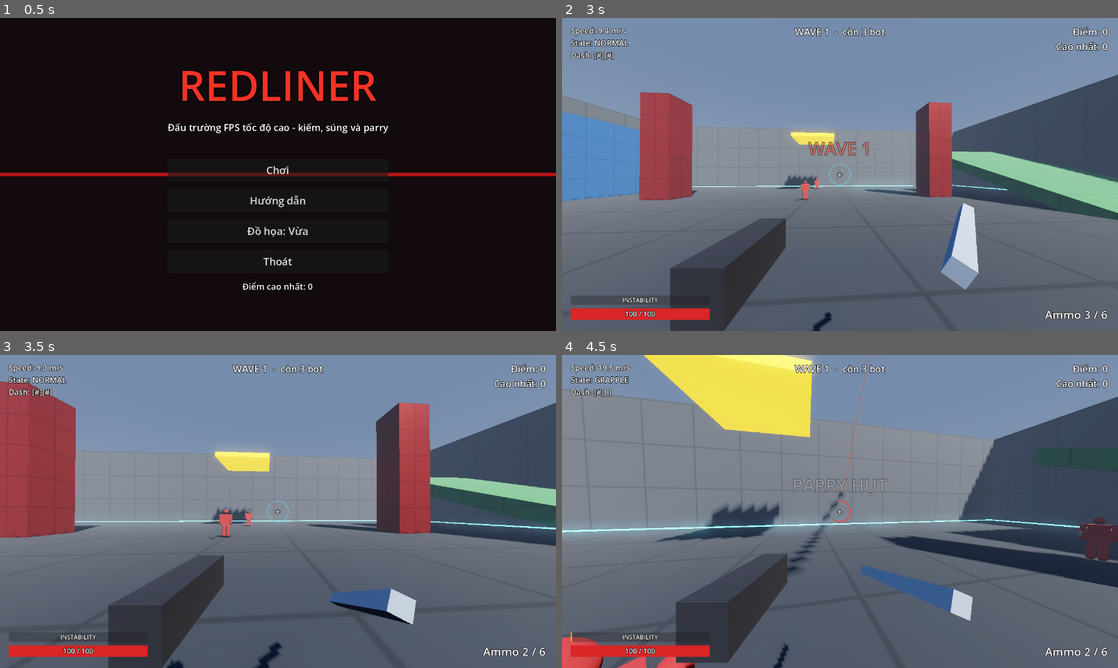
Above: before the commit, frames 1-4 (two rows, left to right).
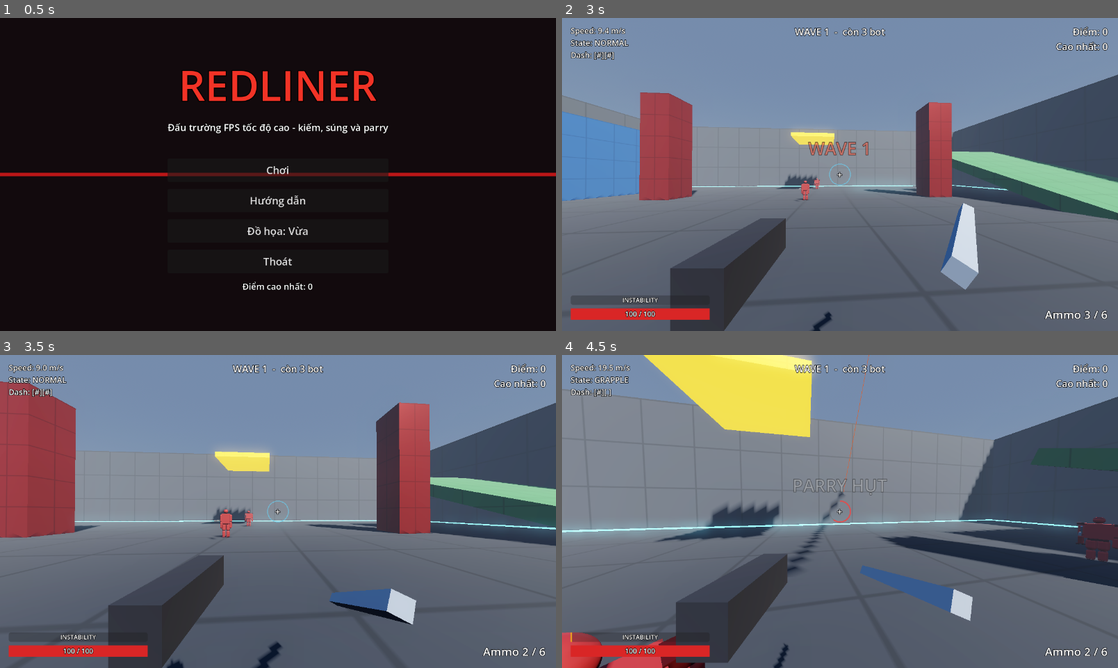
Above: after the commit, the same moments.

Repository: halo07-pixel/redliner
Game: Godot game, scene res://scenes/menu.tscn
Same seed, same stepped clock (60 frames per second), same inputs: the game is played once before the commit and once after it.
Inputs (mouse positions are in pixels of both pictures, inside the frame that each line leads up to):
- Up to frame 1 (0.5 s): no input
- Up to frame 2 (3 s): click "Chơi" at 0.5 s; tap Enter at 1.25 s; move the mouse to (867, 174) at 1.27 s; hold E (shoot) 1.28-2.03 s; hold W (move_forward) from 1.28 s (still down); tap F (parry) at 1.35, 2.3 s; click (867, 174) at 1.42 s; tap Space (jump) at 1.52, 2.27 s; move the mouse to (812, 174) at 2.02 s; tap E (shoot) at 2.1 s; move the mouse to (851, 168) at 2.77 s; press the mouse at (851, 168) at 2.78 s
- Up to frame 3 (3.5 s): keep holding W (move_forward); tap E (shoot) at 3.05 s
- Up to frame 4 (4.5 s): keep holding W (move_forward); move the mouse to (834, 517) at 3.52 s; release the mouse at (834, 517) at 3.53 s; tap Shift (dash) at 3.6 s; click (834, 517) at 3.67 s; tap Space (jump) at 3.77 s; tap F (parry) at 3.8 s; move the mouse to (878, 514) at 4.27 s; hold Right mouse button (grapple) from 4.28 s (still down)

Frame 1 is identical in both runs. In frame 2, less than 0.1% of the frame differs, in the area x 43-47%, y 51-59%; in frame 3, less than 0.1%; in frame 4, 0.8%, in the area x 0-100%, y 51-100%.

Commit message:
feat(character): khung xương hình nhân và 3 loại bot có hình dáng riêng (M7.1)
mannequin.gd dựng bằng cây khớp, Global.RIG theo loại, bot truyền kind,
test_mannequin, ảnh chụp.

Co-Authored-By: Claude Sonnet 5.5 <noreply@anthropic.com>
Claude-Session: https://claude.ai/code/session_011ynLRm6gcKnw9wzzKe29Zc

Diff:
--- a/scripts/bot.gd
+++ b/scripts/bot.gd
@@ -80,6 +80,7 @@
 
 	mannequin = MannequinScript.new()
 	mannequin.color = cfg["color"]
+	mannequin.kind = type_name
 	add_child(mannequin)
 
 	parry = ParryScript.new()
--- a/scripts/global.gd
+++ b/scripts/global.gd
@@ -86,6 +86,15 @@
 	"glow_intensity": 0.6,
 	"glow_bloom": 0.05,
 	"glow_hdr_threshold": 1.1,
+}
+
+## Hình dáng khung xương theo loại (M7.1). shoulder/bulk = hệ số rộng vai / dày thân;
+## armor 0=không, 1=vai nhỏ, 2=vai lớn+ngực; weapon: "none"/"sword"/"gun"; glow = vạch sáng (emissive).
+const RIG: Dictionary = {
+	"dummy": {"shoulder": 1.0, "bulk": 1.0, "armor": 0, "weapon": "none", "glow": false},
+	"swordsman": {"shoulder": 1.25, "bulk": 1.1, "armor": 1, "weapon": "sword", "glow": false},
+	"gunner": {"shoulder": 0.85, "bulk": 0.8, "armor": 0, "weapon": "gun", "glow": false},
+	"elite": {"shoulder": 1.4, "bulk": 1.3, "armor": 2, "weapon": "sword", "glow": true},
 }
 
 ## Instability / Redline (cơ chế riêng của game này). Thanh đầy dần khi chạy nhanh, đánh trúng,
--- a/scripts/mannequin.gd
+++ b/scripts/mannequin.gd
@@ -1,26 +1,120 @@
 extends Node3D
-## Hình nhân người 3D dựng hoàn toàn bằng khối cơ bản (đầu, thân, 2 tay, 2 chân) — không cần
-## asset ngoài. Cao ~1.8m, gốc ở chân (khớp với CharacterBody3D của người chơi/bot sau này).
-## Bot ở các mốc sau sẽ dùng lại script này (đổi `color` theo phe/loại).
+## Hình nhân người 3D dựng bằng khối cơ bản, có KHUNG XƯƠNG (cây Node3D, pivot đặt ở khớp) để mốc
+## sau làm hoạt ảnh. Cao ~1.8m, gốc ở chân. Hình dáng theo `kind` (xem Global.RIG).
+## API giữ nguyên: `color`, `flash()`, `fade_out()`; thêm `kind`, `get_joint()`, `reset_pose()`.
+##
+## Cây khớp: hips > spine > head | shoulder_l > elbow_l | shoulder_r > elbow_r ; hips > hip_l > knee_l | hip_r > knee_r.
+## Cầm vũ khí: node "hand_r" (con của elbow_r), vũ khí là node "weapon".
+
+const JOINT_NAMES: Array = [
+	"hips", "spine", "head", "shoulder_l", "elbow_l", "shoulder_r", "elbow_r",
+	"hip_l", "knee_l", "hip_r", "knee_r", "hand_r",
+]
 
 @export var color: Color = Color(0.85, 0.85, 0.9)
+## Loại hình dáng: "dummy", "swordsman", "gunner", "elite". Đặt trước add_child.
+var kind: String = "dummy"
 
-var _mat: StandardMaterial3D
+var joints: Dictionary = {}
+var weapon: Node3D
+var _body_mats: Array = []   # vật liệu thân/giáp: nháy trắng và mờ dần
+var _base_colors: Array = []
 
 
 func _ready() -> void:
-	var mat := StandardMaterial3D.new()
-	mat.albedo_color = color
-	_mat = mat
-	_add_part(_capsule(0.12, 0.85), Vector3(-0.13, 0.425, 0.0), mat) # chân trái
-	_add_part(_capsule(0.12, 0.85), Vector3(0.13, 0.425, 0.0), mat)  # chân phải
-	_add_part(_box(Vector3(0.5, 0.65, 0.28)), Vector3(0.0, 1.17, 0.0), mat) # thân
-	_add_part(_capsule(0.08, 0.7), Vector3(-0.34, 1.15, 0.0), mat)   # tay trái
-	_add_part(_capsule(0.08, 0.7), Vector3(0.34, 1.15, 0.0), mat)    # tay phải
-	var head := SphereMesh.new()
-	head.radius = 0.14
-	head.height = 0.28
-	_add_part(head, Vector3(0.0, 1.66, 0.0), mat)                    # đầu
+	var rig: Dictionary = Global.RIG.get(kind, Global.RIG["dummy"])
+	var sw: float = rig["shoulder"]
+	var bulk: float = rig["bulk"]
+
+	var body := _mat(color, 0.3, 0.6)
+	var dark := _mat(color.darkened(0.45), 0.7, 0.4)
+
+	var hips := _joint("hips", self, Vector3(0.0, 0.92, 0.0))
+	var spine := _joint("spine", hips, Vector3.ZERO)
+	_mesh(spine, _box(Vector3(0.5 * sw, 0.62, 0.28 * bulk)), Vector3(0.0, 0.3, 0.0), body)
+	_mesh(hips, _box(Vector3(0.36 * sw, 0.2, 0.24 * bulk)), Vector3(0.0, 0.0, 0.0), dark)
+	var head := _joint("head", spine, Vector3(0.0, 0.62, 0.0))
+	var hm := SphereMesh.new()
+	hm.radius = 0.14
+	hm.height = 0.28
+	_mesh(head, hm, Vector3(0.0, 0.14, 0.0), body)
+
+	for side in [-1, 1]:
+		var tag: String = "l" if side < 0 else "r"
+		var sh := _joint("shoulder_" + tag, spine, Vector3(0.3 * sw * side, 0.52, 0.0))
+		_mesh(sh, _capsule(0.08 * bulk, 0.5), Vector3(0.0, -0.22, 0.0), body)
+		var el := _joint("elbow_" + tag, sh, Vector3(0.0, -0.45, 0.0))
+		_mesh(el, _capsule(0.07 * bulk, 0.44), Vector3(0.0, -0.2, 0.0), body)
+		var hp := _joint("hip_" + tag, hips, Vector3(0.13 * side, -0.05, 0.0))
+		_mesh(hp, _capsule(0.12 * bulk, 0.5), Vector3(0.0, -0.22, 0.0), body)
+		var kn := _joint("knee_" + tag, hp, Vector3(0.0, -0.45, 0.0))
+		_mesh(kn, _capsule(0.1 * bulk, 0.48), Vector3(0.0, -0.22, 0.0), body)
+		_mesh(kn, _box(Vector3(0.16, 0.08, 0.26)), Vector3(0.0, -0.43, -0.04), dark)
+		if int(rig["armor"]) >= 1:
+			var pad: float = 0.2 if int(rig["armor"]) == 1 else 0.3
+			_mesh(sh, _box(Vector3(pad, 0.08, pad)), Vector3(0.02 * side, 0.06, 0.0), dark)
+
+	if int(rig["armor"]) >= 2:
+		_mesh(spine, _box(Vector3(0.56 * sw, 0.34, 0.36 * bulk)), Vector3(0.0, 0.38, 0.0), dark)
+	if rig["glow"]:
+		var glow := StandardMaterial3D.new()
+		glow.albedo_color = color
+		glow.emission_enabled = true
+		glow.emission = color.lightened(0.3)
+		glow.emission_energy_multiplier = 2.5
+		_mesh(spine, _box(Vector3(0.1, 0.5, 0.02)), Vector3(0.0, 0.3, -0.16 * bulk), glow)
+		_mesh(head, _box(Vector3(0.2, 0.04, 0.02)), Vector3(0.0, 0.16, -0.13), glow)
+
+	var hand := _joint("hand_r", joints["elbow_r"], Vector3(0.0, -0.42, 0.0))
+	match String(rig["weapon"]):
+		"sword":
+			weapon = _node3d("weapon", hand)
+			_mesh(weapon, _box(Vector3(0.05, 0.9, 0.1)), Vector3(0.0, 0.4, 0.0), _mat(Color(0.85, 0.88, 0.95), 0.9, 0.25, false))
+			_mesh(weapon, _box(Vector3(0.22, 0.05, 0.08)), Vector3(0.0, 0.0, 0.0), dark)
+		"gun":
+			weapon = _node3d("weapon", hand)
+			_mesh(weapon, _box(Vector3(0.08, 0.14, 0.75)), Vector3(0.0, 0.0, -0.3), dark)
+			_mesh(weapon, _box(Vector3(0.06, 0.2, 0.08)), Vector3(0.0, -0.12, -0.05), dark)
+	reset_pose()
+
+
+func get_joint(joint_name: String) -> Node3D:
+	return joints.get(joint_name)
+
+
+## Về tư thế đứng mặc định: mọi khớp xoay 0, tay hơi buông.
+func reset_pose() -> void:
+	for n in joints.values():
+		(n as Node3D).rotation = Vector3.ZERO
+	if weapon != null and joints.has("elbow_r"):
+		joints["elbow_r"].rotation_degrees = Vector3(-20.0, 0.0, 0.0)
+	if weapon != null and weapon.name == "weapon" and kind == "gunner":
+		joints["shoulder_r"].rotation_degrees = Vector3(-70.0, 0.0, 0.0)
+
+
+func _joint(joint_name: String, parent: Node3D, pos: Vector3) -> Node3D:
+	var j := _node3d(joint_name, parent)
+	j.position = pos
+	joints[joint_name] = j
+	return j
+
+
+func _node3d(node_name: String, parent: Node3D) -> Node3D:
+	var n := Node3D.new()
+	n.name = node_name
+	parent.add_child(n)
+	return n
+
+
+func _mat(c: Color, metallic: float, roughness: float, flashes: bool = true) -> StandardMaterial3D:
+	var m := StandardMaterial3D.new()
+	m.albedo_color = c
+	m.metallic = metallic
+	m.roughness = roughness
+	if flashes: # lưỡi kiếm không nháy/mờ theo thân
+		_body_mats.append(m)
+		_base_colors.append(c)
+	return m
 
 
 func _capsule(radius: float, height: float) -> CapsuleMesh:
@@ -36,22 +130,26 @@
 	return m
 
 
-func _add_part(mesh: Mesh, pos: Vector3, mat: Material) -> void:
+func _mesh(parent: Node3D, mesh: Mesh, pos: Vector3, mat: Material) -> void:
 	var mi := MeshInstance3D.new()
 	mi.mesh = mesh
 	mi.material_override = mat
 	mi.position = pos
-	add_child(mi)
+	parent.add_child(mi)
 
 
 ## Nháy trắng khi trúng đòn.
 func flash() -> void:
-	_mat.albedo_color = Color.WHITE
-	create_tween().tween_property(_mat, "albedo_color", color, 0.12)
+	for i in _body_mats.size():
+		var m: StandardMaterial3D = _body_mats[i]
+		m.albedo_color = Color.WHITE
+		create_tween().tween_property(m, "albedo_color", _base_colors[i], 0.12)
 
 
 ## Mờ dần (khi chết).
 func fade_out(duration: float) -> void:
-	_mat.transparency = BaseMaterial3D.TRANSPARENCY_ALPHA
-	var c := _mat.albedo_color
-	create_tween().tween_property(_mat, "albedo_color", Color(c.r, c.g, c.b, 0.0), duration)
+	for i in _body_mats.size():
+		var m: StandardMaterial3D = _body_mats[i]
+		m.transparency = BaseMaterial3D.TRANSPARENCY_ALPHA
+		var c: Color = m.albedo_color
+		create_tween().tween_property(m, "albedo_color", Color(c.r, c.g, c.b, 0.0), duration)
--- /dev/null
+++ b/tools/screenshots/shoot_characters.gd
@@ -0,0 +1,50 @@
+extends SceneTree
+## Chụp 3 loại bot + bia cạnh nhau, cận và xa (cần cửa sổ, ví dụ dưới Xvfb):
+##   xvfb-run -a -s "-screen 0 1280x720x24" godot --path . -s tools/screenshots/shoot_characters.gd -- docs/screenshots
+
+var out_dir: String = "docs/screenshots"
+
+
+func _shot(shot_name: String) -> void:
+	await process_frame
+	await RenderingServer.frame_post_draw
+	var img: Image = root.get_viewport().get_texture().get_image()
+	img.save_png("%s/%s.png" % [out_dir, shot_name])
+	print("saved ", shot_name)
+
+
+func _initialize() -> void:
+	_run()
+
+
+func _run() -> void:
+	var args := OS.get_cmdline_user_args()
+	if args.size() > 0:
+		out_dir = args[0]
+	DirAccess.make_dir_recursive_absolute(out_dir)
+	await process_frame
+	var arena: Node3D = load("res://scripts/arena.gd").new()
+	root.add_child(arena)
+	var kinds: Array = ["dummy", "swordsman", "gunner", "elite"]
+	var colors: Array = [Color(0.85, 0.2, 0.2), Color(0.85, 0.2, 0.2), Color(0.95, 0.55, 0.1), Color(0.6, 0.25, 0.85)]
+	for i in kinds.size():
+		var m: Node3D = load("res://scripts/mannequin.gd").new()
+		m.color = colors[i]
+		m.kind = kinds[i]
+		m.position = Vector3(-3.0 + 2.0 * i, 0.0, 6.0)
+		m.rotation.y = PI * 0.85 # mặt hơi chếch về camera
+		arena.add_child(m)
+	for i in 3:
+		await process_frame
+	var cam := Camera3D.new()
+	cam.fov = 45.0
+	root.add_child(cam)
+	cam.global_position = Vector3(0.0, 1.4, 11.0)
+	cam.look_at(Vector3(0.0, 1.0, 6.0))
+	cam.make_current()
+	await _shot("m7_1_nhan_vat_can")
+	cam.global_position = Vector3(0.0, 2.5, 30.0)
+	cam.look_at(Vector3(0.0, 1.0, 6.0))
+	cam.fov = 40.0
+	await _shot("m7_1_nhan_vat_xa")
+	quit()
--- /dev/null
+++ b/tools/tests/test_mannequin.gd
@@ -0,0 +1,114 @@
+extends SceneTree
+## Test headless M7.1: khung xương hình nhân, 3 loại bot có hình dáng riêng, API cũ còn chạy.
+##   timeout 120 godot --headless --path . -s tools/tests/test_mannequin.gd
+
+var failures: int = 0
+
+
+func _check(cond: bool, msg: String) -> void:
+	if cond:
+		print("  PASS  ", msg)
+	else:
+		failures += 1
+		printerr("  FAIL  ", msg)
+
+
+func _initialize() -> void:
+	_run()
+
+
+func _make(kind: String, color: Color = Color(0.8, 0.2, 0.2)) -> Node3D:
+	var m: Node3D = load("res://scripts/mannequin.gd").new()
+	m.color = color
+	m.kind = kind
+	root.add_child(m)
+	return m
+
+
+func _bounds(m: Node3D) -> AABB:
+	var box := AABB()
+	var first: bool = true
+	for n in m.find_children("*", "MeshInstance3D", true, false):
+		var mi := n as MeshInstance3D
+		var a: AABB = mi.global_transform * mi.mesh.get_aabb()
+		box = a if first else box.merge(a)
+		first = false
+	return box
+
+
+## AABB trong hệ tọa độ của chính node (không bị ảnh hưởng bởi tư thế/xoay của cha).
+func _local_bounds(n: Node3D) -> AABB:
+	var box := AABB()
+	var first: bool = true
+	for c in n.find_children("*", "MeshInstance3D", true, false):
+		var mi := c as MeshInstance3D
+		var a: AABB = mi.transform * mi.mesh.get_aabb()
+		box = a if first else box.merge(a)
+		first = false
+	return box
+
+
+func _torso_size(m: Node3D) -> Vector3:
+	var mi := m.get_joint("spine").get_child(0) as MeshInstance3D
+	return (mi.mesh as BoxMesh).size
+
+
+func _run() -> void:
+	await process_frame
+	var M = load("res://scripts/mannequin.gd")
+	var made: Dictionary = {}
+	for kind in ["dummy", "swordsman", "gunner", "elite"]:
+		made[kind] = _make(kind)
+	await process_frame
+
+	for kind in made.keys():
+		var m: Node3D = made[kind]
+		var all_joints: bool = true
+		for j in M.JOINT_NAMES:
+			if m.get_joint(j) == null:
+				all_joints = false
+		_check(all_joints, "%s: đủ %d khớp" % [kind, M.JOINT_NAMES.size()])
+		var b := _bounds(m)
+		_check(b.position.y > -0.1 and b.end.y > 1.65 and b.end.y < 1.95, "%s: cao ~1.8m, chân chạm đất (đỉnh %.2f)" % [kind, b.end.y])
+	_check(made["swordsman"].get_joint("head").get_parent().name == "spine", "đầu gắn vào spine (cây phân cấp)")
+	_check(made["swordsman"].get_joint("knee_l").get_parent() == made["swordsman"].get_joint("hip_l"), "gối gắn vào hông")
+
+	var sw := {}
+	for kind in made.keys():
+		var m: Node3D = made[kind]
+		sw[kind] = m.get_joint("shoulder_l").global_position.distance_to(m.get_joint("shoulder_r").global_position)
+	_check(sw["swordsman"] > sw["gunner"] and sw["elite"] > sw["swordsman"], "độ rộng vai: gunner < swordsman < elite")
+	_check(made["swordsman"].weapon != null and made["gunner"].weapon != null and made["dummy"].weapon == null, "kiếm/súng có vũ khí, bia không")
+	var gb := _local_bounds(made["gunner"].weapon)
+	_check(gb.size.z > gb.size.x * 4.0, "súng của gunner dài (nòng dọc theo Z)")
+	var sb := _local_bounds(made["swordsman"].weapon)
+	_check(sb.size.y > sb.size.x * 4.0, "kiếm dài theo Y")
+	var et: Vector3 = _torso_size(made["elite"])
+	var gt: Vector3 = _torso_size(made["gunner"])
+	_check(et.x > gt.x and et.z > gt.z, "thân elite rộng và dày hơn gunner")
+	_check(made["elite"].find_children("*", "MeshInstance3D", true, false).size() > made["swordsman"].find_children("*", "MeshInstance3D", true, false).size(), "elite có thêm giáp/vạch sáng")
+
+	# Pose
+	made["swordsman"].get_joint("knee_l").rotation_degrees = Vector3(40.0, 0.0, 0.0)
+	made["swordsman"].reset_pose()
+	_check(made["swordsman"].get_joint("knee_l").rotation == Vector3.ZERO, "reset_pose đưa khớp về 0")
+
+	# API cũ
+	var d: Node3D = made["dummy"]
+	var mat0: StandardMaterial3D = (d.find_children("*", "MeshInstance3D", true, false)[0] as MeshInstance3D).material_override
+	d.flash()
+	_check(mat0.albedo_color == Color.WHITE, "flash() nháy trắng")
+	await create_timer(0.3).timeout
+	_check(mat0.albedo_color.is_equal_approx(Color(0.8, 0.2, 0.2)) or mat0.albedo_color.r > 0.1, "flash() trả về màu gốc")
+	d.fade_out(0.1)
+	_check(mat0.transparency == BaseMaterial3D.TRANSPARENCY_ALPHA, "fade_out() bật trong suốt")
+
+	# Bot dùng đúng kind
+	for t in ["swordsman", "gunner", "elite"]:
+		var b = load("res://scripts/bot.gd").new()
+		b.setup(t, 1)
+		root.add_child(b)
+		await process_frame
+		_check(b.mannequin.kind == t and b.mannequin.get_joint("hand_r") != null, "bot %s dùng khung xương kind=%s" % [t, t])
+	print("---- ", "TẤT CẢ ĐẠT" if failures == 0 else "%d LỖI" % failures)
+	quit(1 if failures > 0 else 0)
Not shown, added: docs/screenshots/m6_3_chat_luong_cao.png.import
Not shown, added: docs/screenshots/m6_3_chat_luong_thap.png.import
Not shown, added: docs/screenshots/m6_3_chat_luong_vua.png.import
Binary file added: docs/screenshots/m7_1_nhan_vat_can.png
Binary file added: docs/screenshots/m7_1_nhan_vat_xa.png
Not shown, added: tools/screenshots/shoot_quality.gd.uid
Not shown, added: tools/tests/test_mannequin.gd.uid
Not shown, changed: docs/HANDOFF.md
